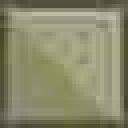
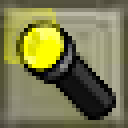
The second w=128, h=128 image is a revision of the first. Changes to its layers:
added layer "Layer 4" above "Layer 3" over [4, 8, 116, 120]
